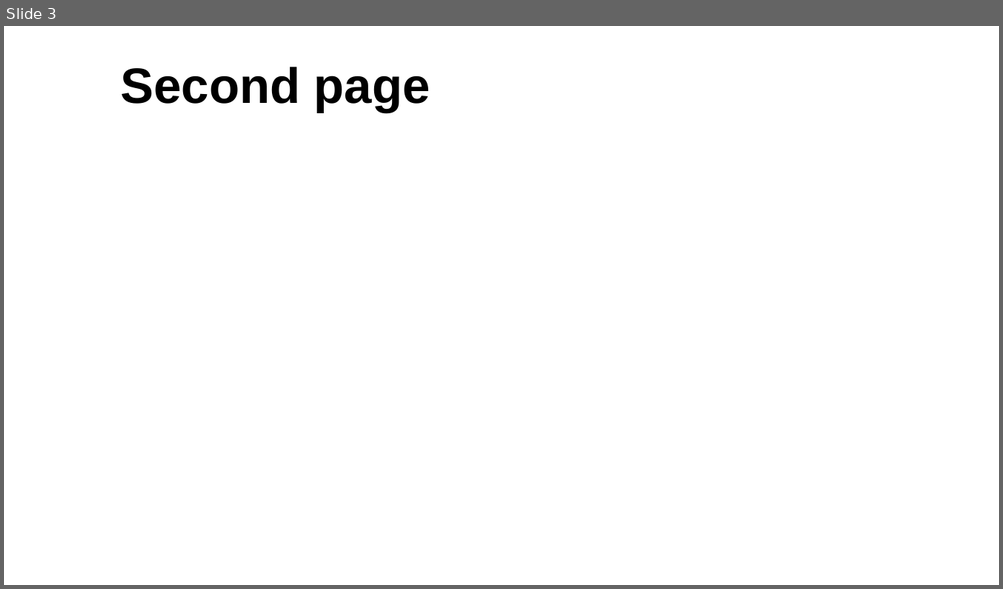
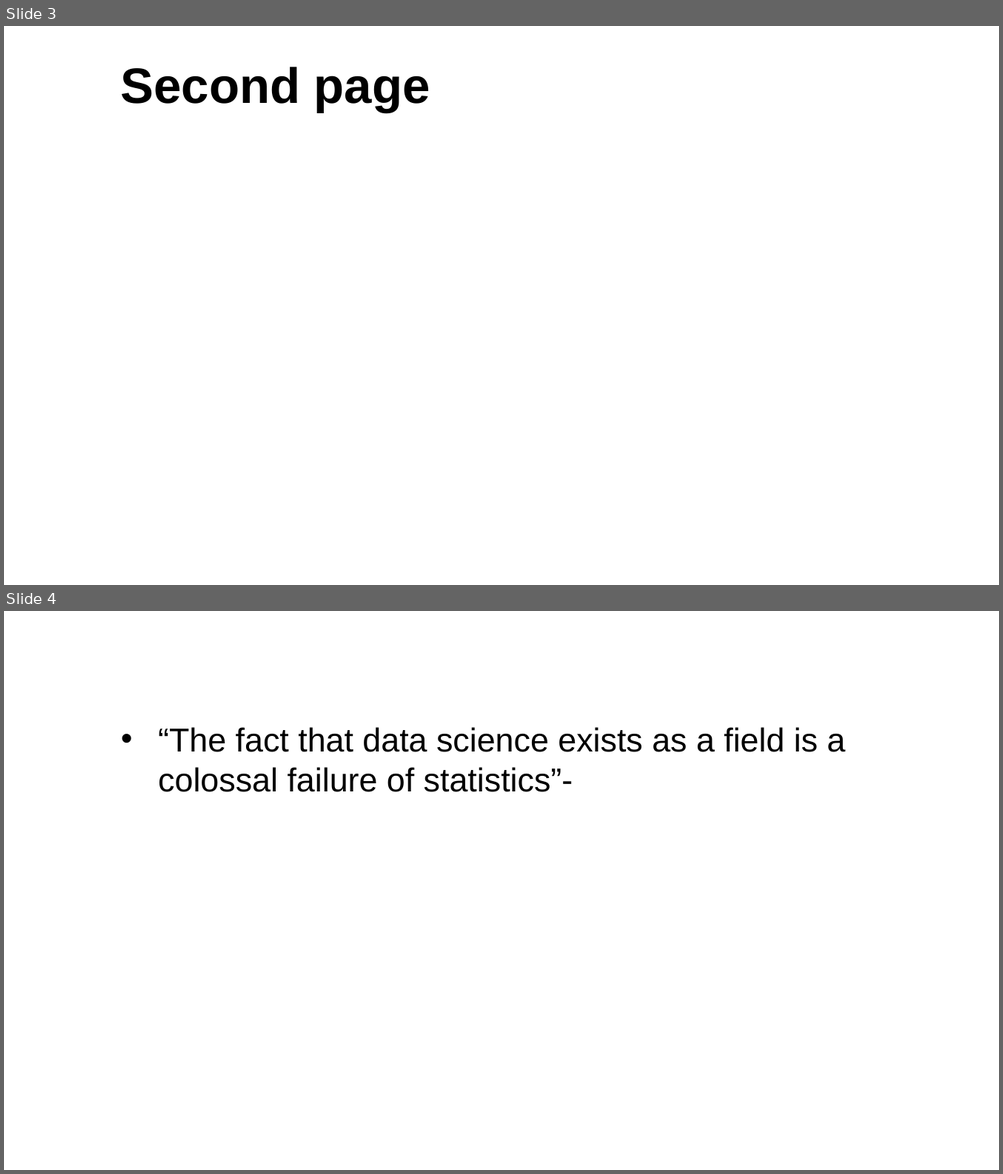
Before and after one commit to TiniusM/MA8701-Project-2, a slide deck: Article presentation.pptx. Shown one above the other, each under a label of ours: slide 3 before the commit, slides 3 and 4 after it. The pictures are 1003x589 and 1003x1174 pixels, drawn with LibreOffice and Linux fonts; fonts in the diff are those of the drawing; background and template pictures are left out. Boxes give left, top, right and bottom in pixels: in the first picture for what was removed or moved away, otherwise in the second. Text is boxed around its words. In the diff, an @@ line names an element or a change of style, - is before the commit and + after.

```diff
--- a/Article presentation.pptx
+++ b/Article presentation.pptx
@@ slide 4 added at bbox=[4, 611, 999, 1170], background #FFFFFF; not listed: 1 template element that a slide beside it also shows @@
@@ text added at bbox=[158, 727, 845, 792], 24 pt, text #000000 @@
+• “The fact that data science exists as a field is a colossal failure of statistics”-
```
Also in this commit, not shown: 3 other slides added, 2 slides removed.
